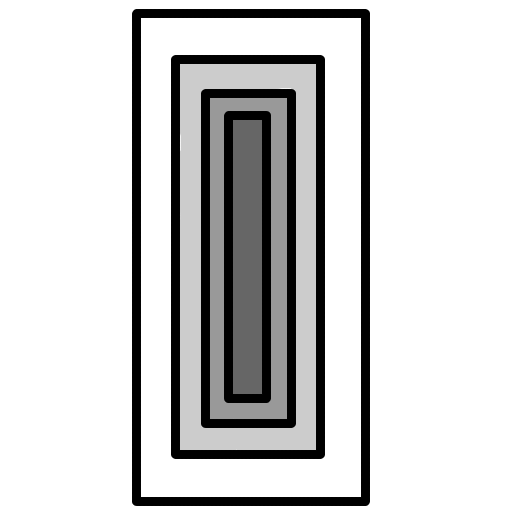
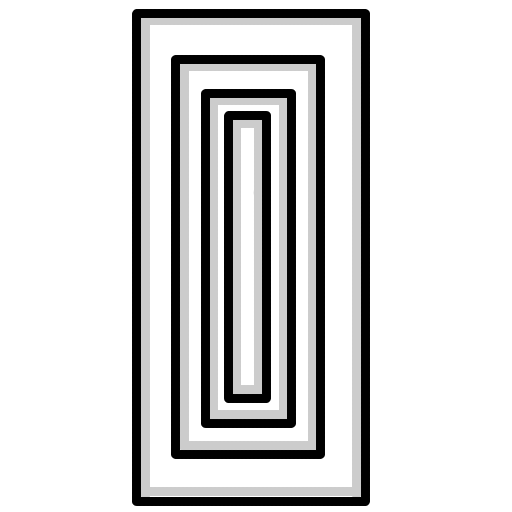
Layered file, before and after one edit (512px x 512px). Changes by layer:
painted on "line" over (141, 18, 361, 497)
painted on "grayscale" over (141, 18, 361, 497)
